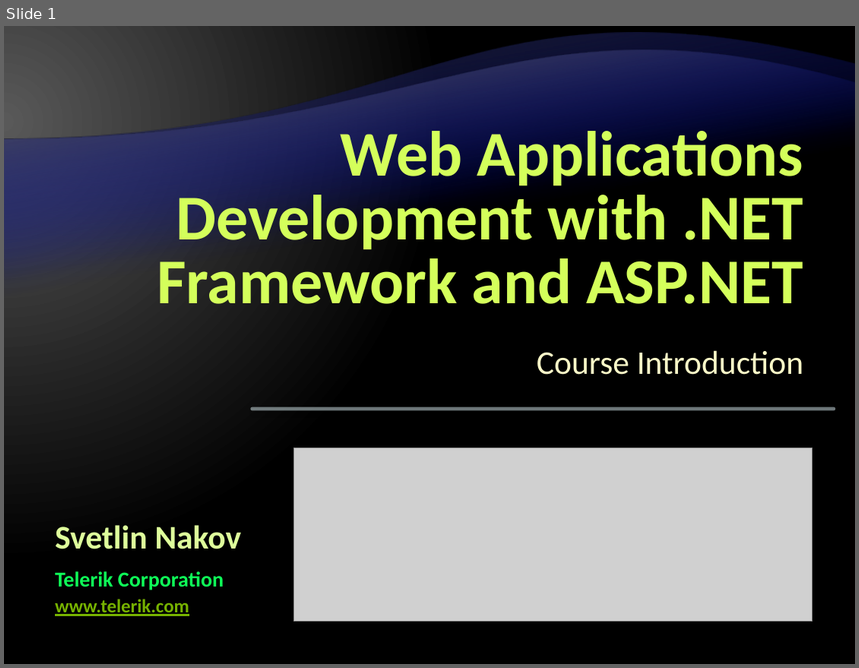
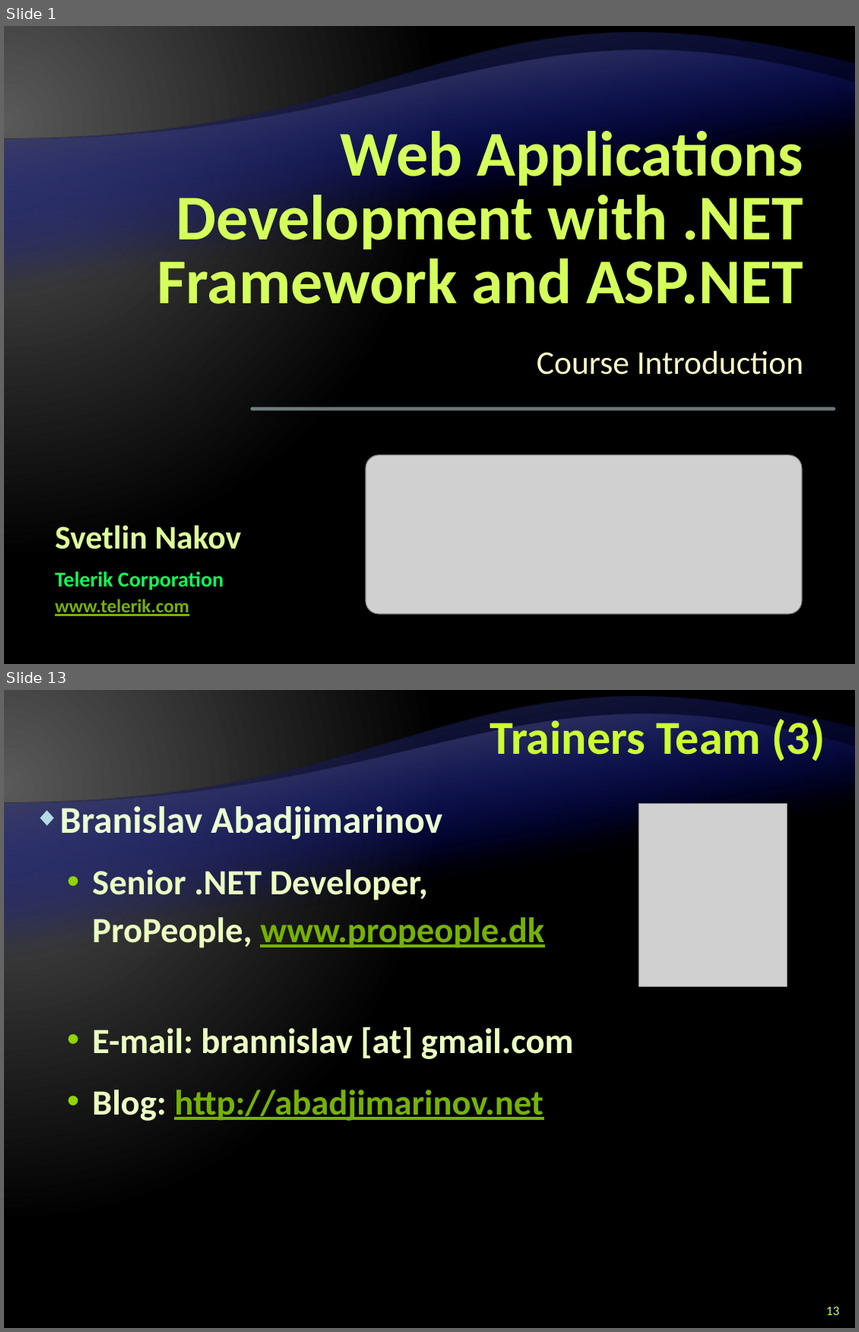
Before and after one commit to Graveheart/aspnetcourse, a slide deck: lectures/0. Course Introduction.pptx. Shown one above the other, each under a label of ours: slide 1 before the commit, slides 1 and 13 after it; the slides between them are not shown. The pictures are 859x668 and 859x1332 pixels, drawn with LibreOffice and Linux fonts; fonts in the diff are those of the drawing; grey boxes stand for pictures; background and template pictures are left out. Boxes give left, top, right and bottom in pixels: in the first picture for what was removed or moved away, otherwise in the second. Text is boxed around its words. In the diff, an @@ line names an element or a change of style, - is before the commit and + after.

```diff
--- a/lectures/0. Course Introduction.pptx
+++ b/lectures/0. Course Introduction.pptx
@@ slide 13 added at [4, 690, 855, 1328], background gradient #595959 to #000000; not listed: 2 template elements that a slide beside it also shows @@
@@ title added at [490, 714, 826, 761], 40 pt, text #CCFF33, bold @@
+Trainers Team (3)
@@ picture added at [639, 803, 788, 986] @@
@@ text added at [60, 806, 544, 948], 30 pt, text #EBFFC2, bold @@
+◆ Branislav Abadjimarinov
+  • Senior .NET Developer, ProPeople, www.propeople.dk
@@ text added at [92, 1027, 574, 1121], 30 pt, text #EBFFC2, bold @@
+  • E-mail: brannislav [at] gmail.com
+  • Blog: http://abadjimarinov.net
@@ page number added at [826, 1307, 839, 1315], 11 pt, text #CCFF66 @@
+13
@@ slide 1 changed as well @@
@@ picture: place and size @@
-picture at [294, 449, 813, 622]
+picture at [366, 455, 801, 614]
```
Also in this commit, not shown: 22 other slides added, 1 slide removed.
